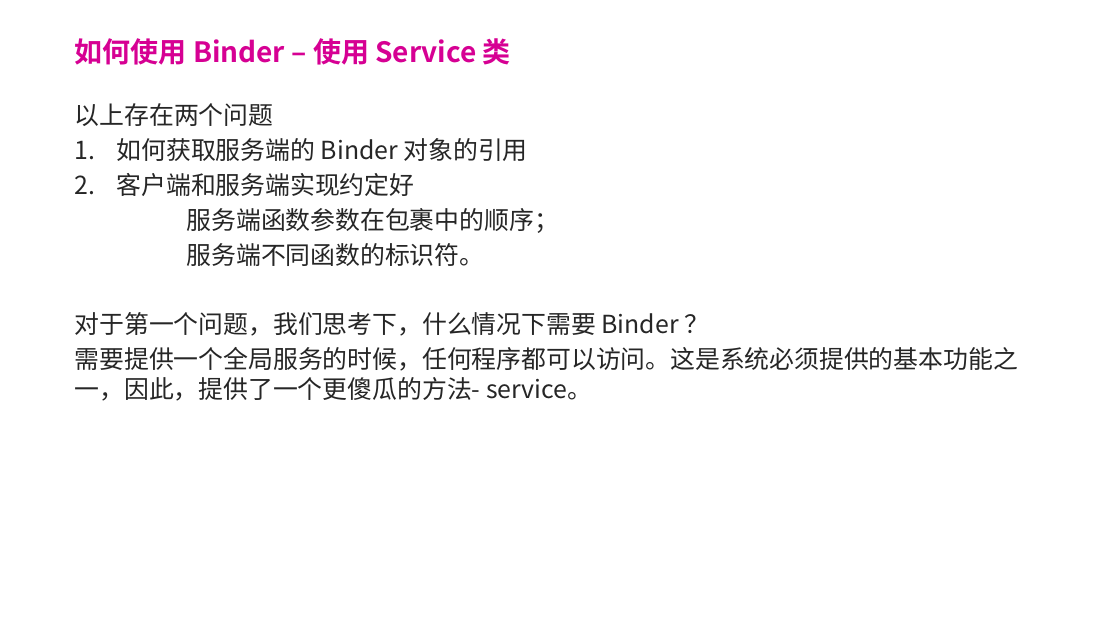
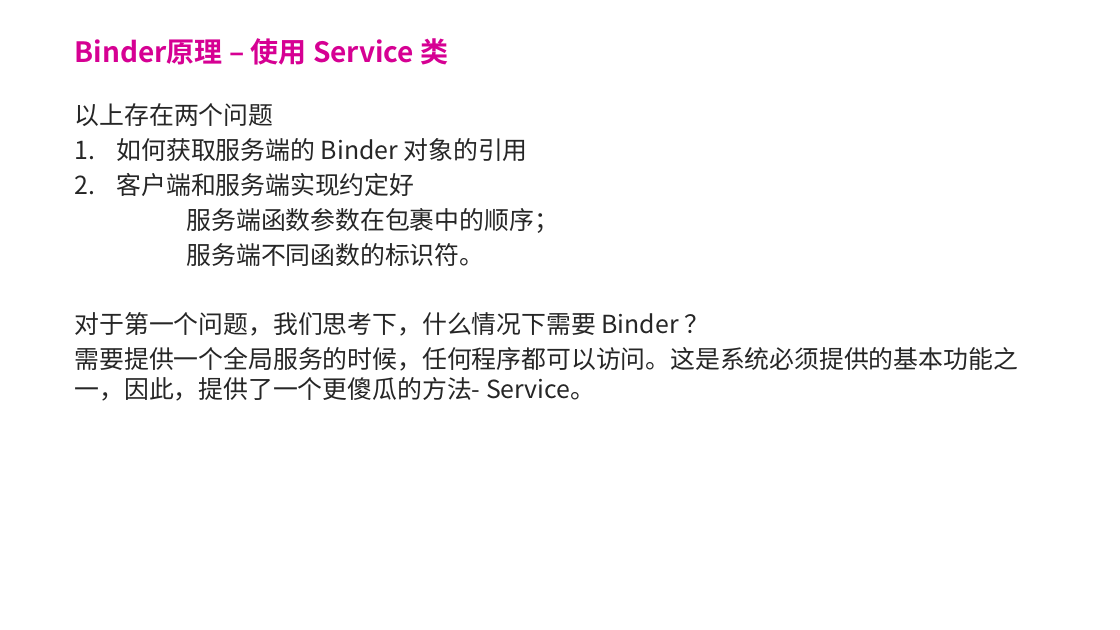
Before and after one commit to forsail/Study, a slide deck: slide 18 of notes/binder/binder简介.pptx (slide 17 before the commit). Drawn at 1120x630 pixels with LibreOffice and Linux fonts; fonts in the diff are those of the drawing; background and template pictures are left out. Boxes give left, top, right and bottom in pixels: in the first picture for what was removed or moved away, otherwise in the second. Text is boxed around its words. In the diff, an @@ line names an element or a change of style, - is before the commit and + after.

Commit message:
[binder] 完成ppt

```diff
--- a/notes/binder/binder简介.pptx
+++ b/notes/binder/binder简介.pptx
@@ title at [75, 38, 449, 65]: text changed @@
-如何使用 Binder – 使用 Service 类
+Binder原理 – 使用 Service 类
@@ text at [75, 347, 1018, 401]: text changed @@
-需要提供一个全局服务的时候，任何程序都可以访问。这是系统必须提供的基本功能之一，因此，提供了一个更傻瓜的方法- service。
+需要提供一个全局服务的时候，任何程序都可以访问。这是系统必须提供的基本功能之一，因此，提供了一个更傻瓜的方法- Service。
```
Also in this commit, not shown: 15 other slides changed, 2 slides added.
